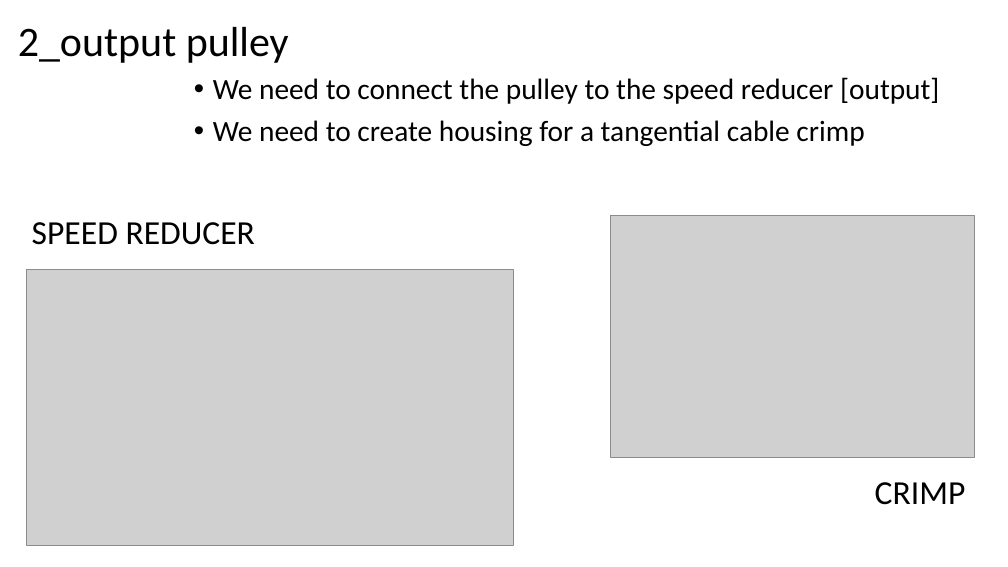
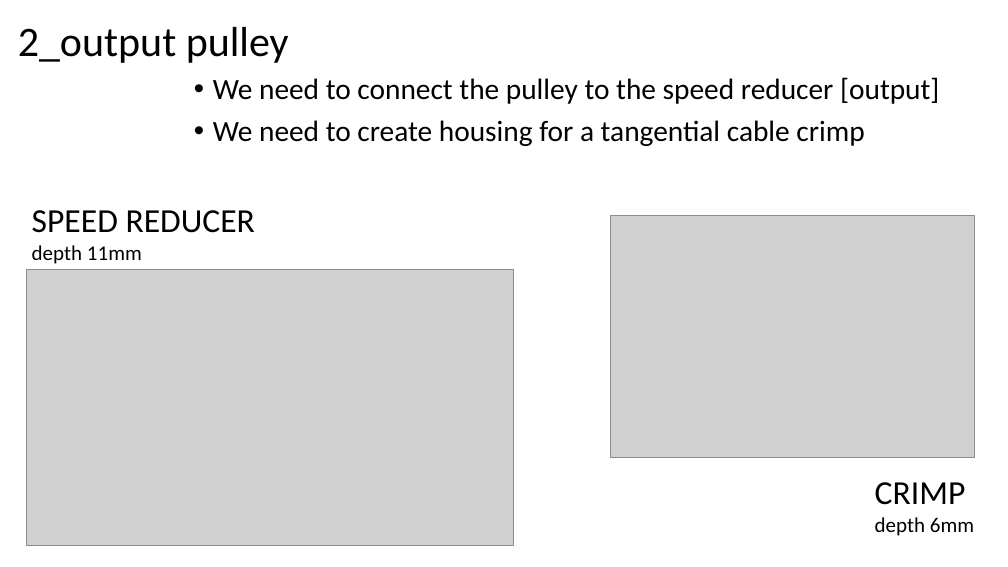
Before and after one commit to easy-peasy-robotics/easy-peasy-robotics.github.io, a slide deck: slide 3 of material/slides/cad-design-specs.pptx. Drawn at 1008x567 pixels with LibreOffice and Linux fonts; fonts in the diff are those of the drawing; grey boxes stand for pictures. Boxes give left, top, right and bottom in pixels: in the first picture for what was removed or moved away, otherwise in the second. Text is boxed around its words. In the diff, an @@ line names an element or a change of style, - is before the commit and + after.

```diff
--- a/material/slides/cad-design-specs.pptx
+++ b/material/slides/cad-design-specs.pptx
@@ text "SPEED REDUCER": place and size @@
-text "SPEED REDUCER" at (32, 222, 255, 245)
+text "SPEED REDUCER" at (32, 210, 255, 264)
@@ text at (32, 245, 142, 264): paragraph added @@
+depth 11mm
@@ text at (875, 517, 974, 536): paragraph added @@
+depth 6mm
```
Also in this commit, not shown: 2 other slides changed.
